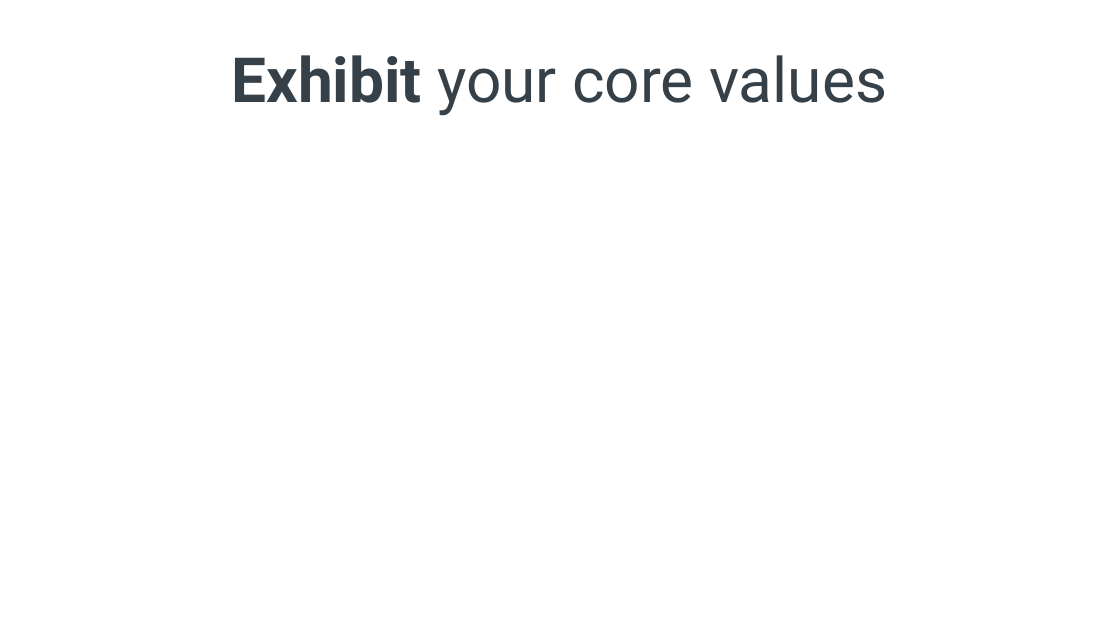
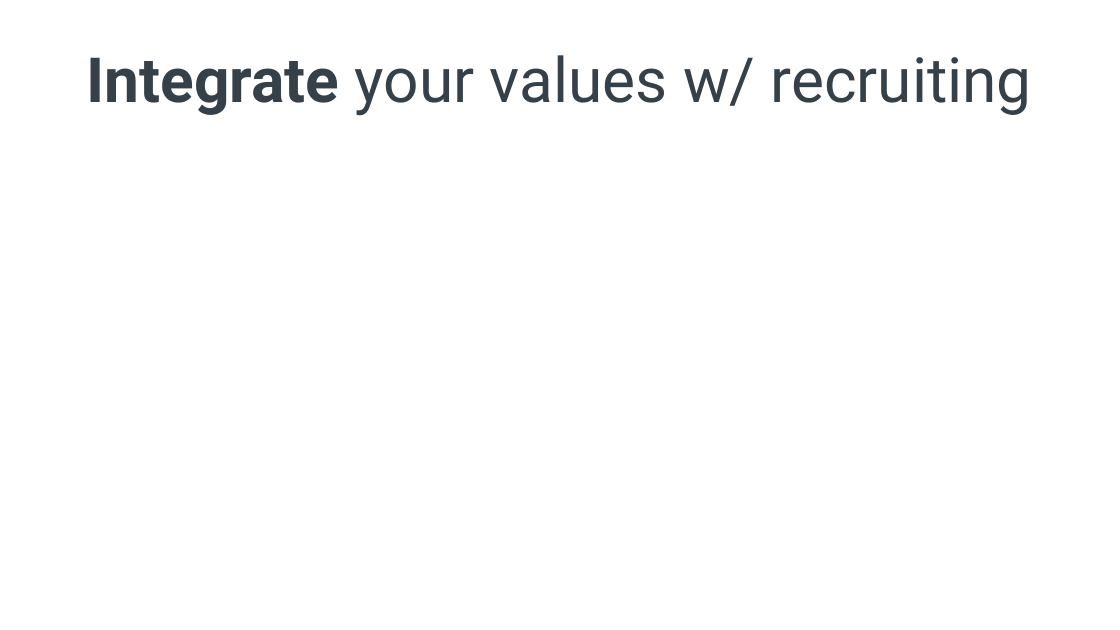
Before and after one commit to spetryjohnson/Talk---Hiring--Firing--and-Inspiring, a slide deck: slide 24 of Hiring, Firing, and Inspiring.pptx. Drawn at 1120x630 pixels with LibreOffice and Linux fonts; fonts in the diff are those of the drawing. Boxes give left, top, right and bottom in pixels: in the first picture for what was removed or moved away, otherwise in the second. Text is boxed around its words. In the diff, an @@ line names an element or a change of style, - is before the commit and + after.

Commit message:
Minor values tweaks. Slow going.

```diff
--- a/Hiring, Firing, and Inspiring.pptx
+++ b/Hiring, Firing, and Inspiring.pptx
@@ title at [87,55,1032,116]: text changed @@
-Exhibit your core values
+Integrate your values w/ recruiting
```
Also in this commit, not shown: 5 other slides changed, 1 other file.
